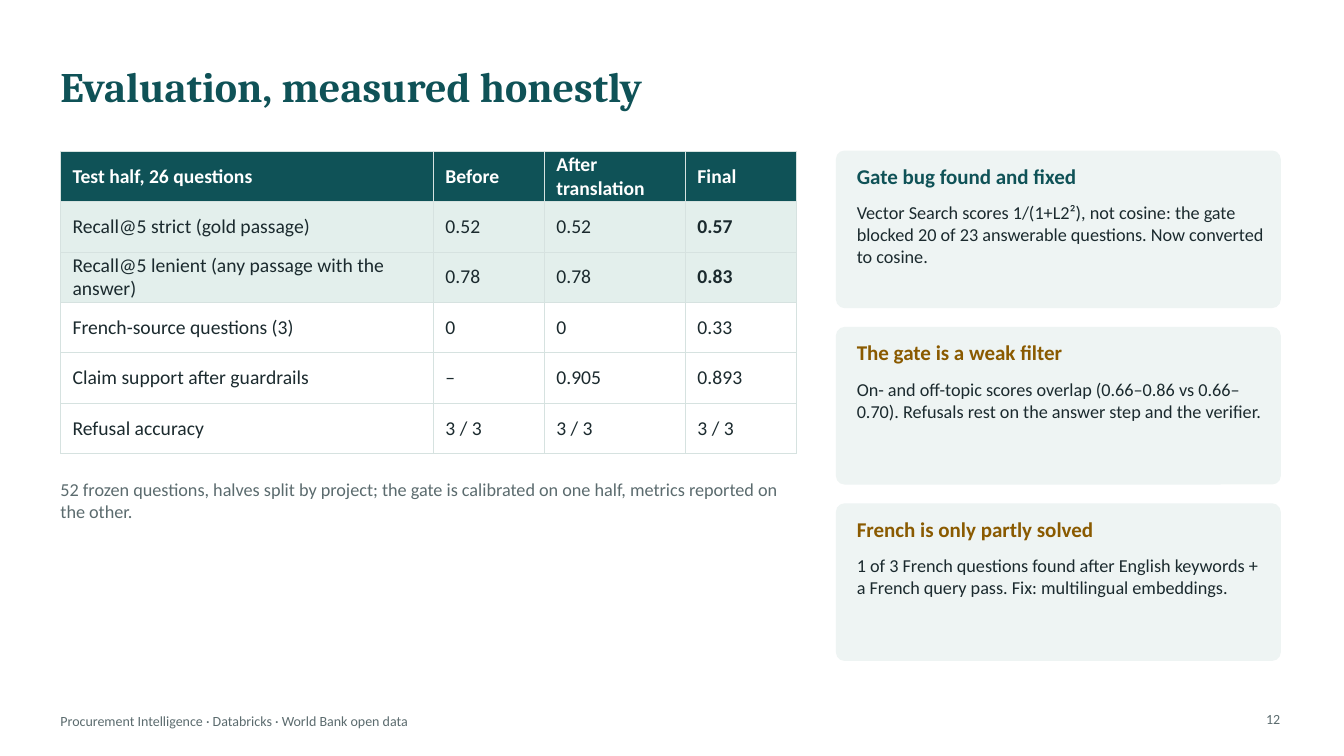
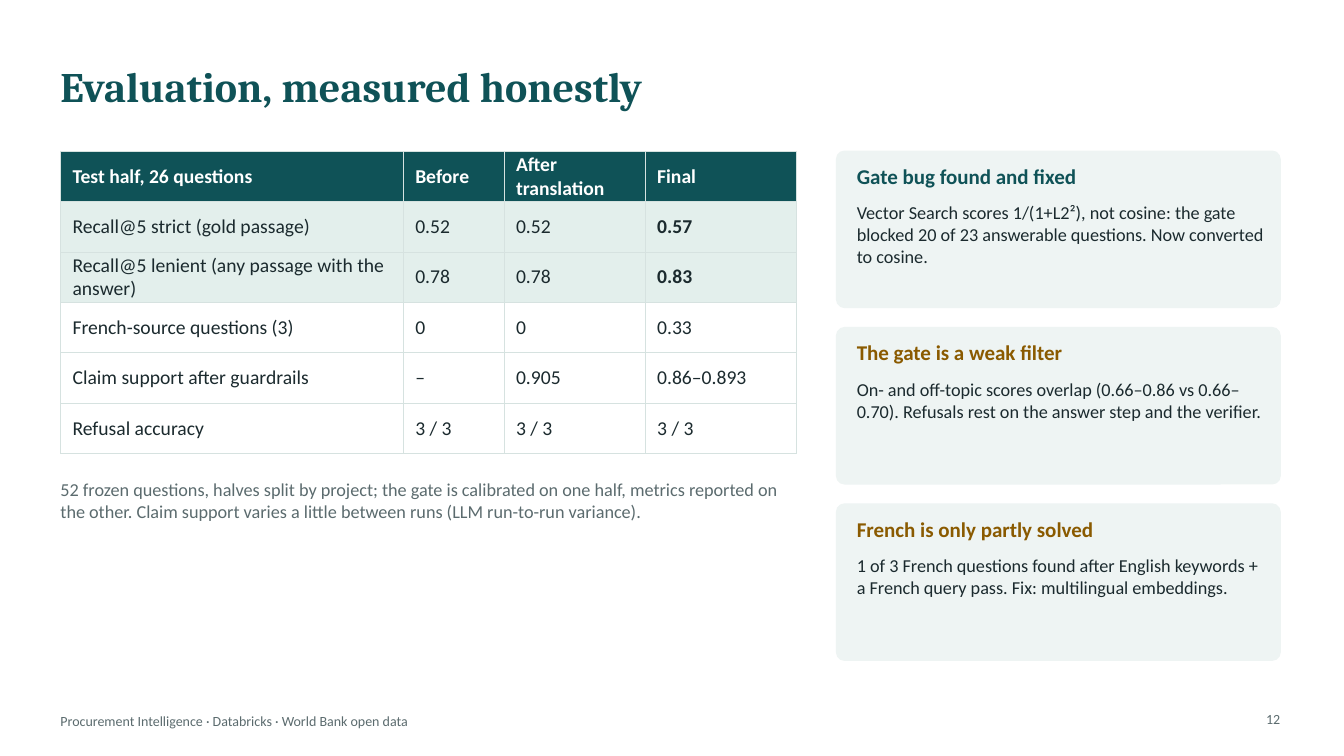
Before and after one commit to dm15072000/wb-procurement-intelligence, a slide deck: slide 12 of slides/procurement_intelligence.pptx. Drawn at 1344x756 pixels with LibreOffice and Linux fonts; fonts in the diff are those of the drawing. Boxes give left, top, right and bottom in pixels: in the first picture for what was removed or moved away, otherwise in the second. Text is boxed around its words. In the diff, an @@ line names an element or a change of style, - is before the commit and + after.

```diff
--- a/slides/procurement_intelligence.pptx
+++ b/slides/procurement_intelligence.pptx
@@ table at bbox=[60, 151, 797, 442] @@
-row 5, column 4: 0.893
+row 5, column 4: 0.86–0.893
@@ text at bbox=[60, 483, 777, 521]: text changed @@
-52 frozen questions, halves split by project; the gate is calibrated on one half, metrics reported on the other.
+52 frozen questions, halves split by project; the gate is calibrated on one half, metrics reported on the other. Claim support varies a little between runs (LLM run-to-run variance).
```
Also in this commit, not shown: 2 other slides changed, 7 other files.
